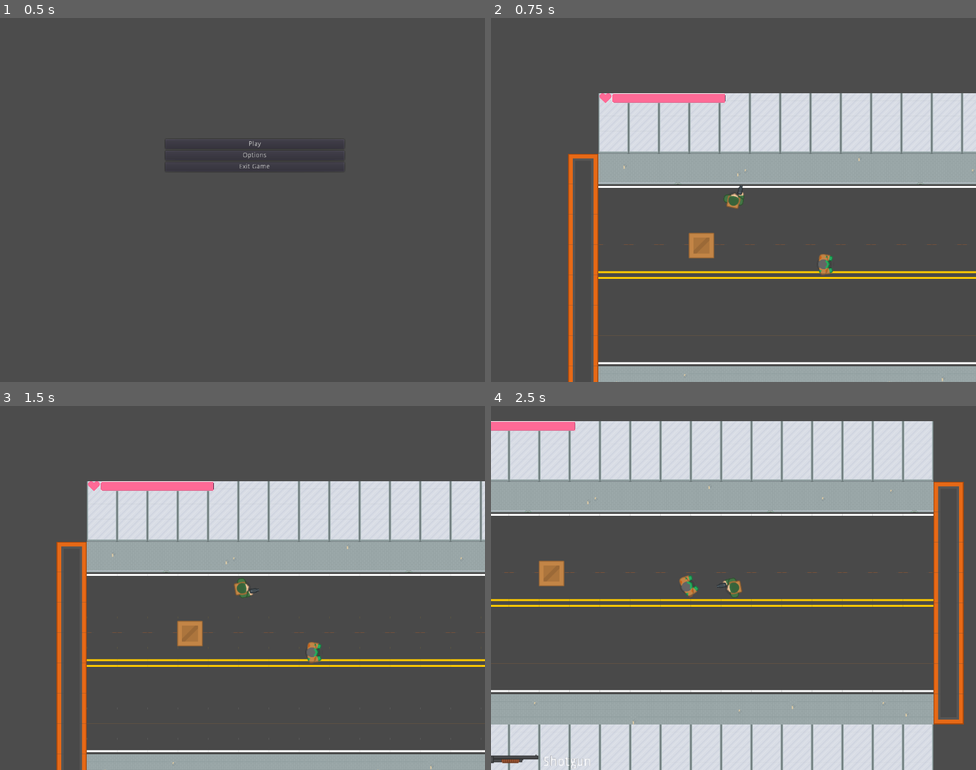
Above: before the commit, frames 1-4 (two rows, left to right).
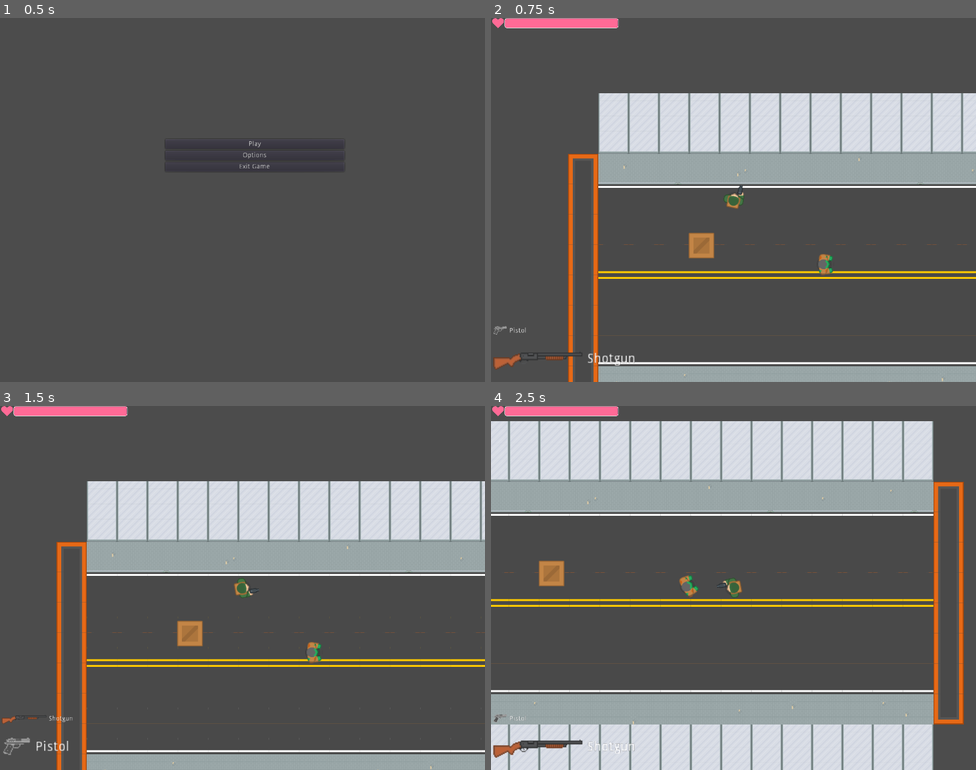
Above: after the commit, the same moments.

Repository: sindre0830/YAZG
Game: Godot game, scene res://Menu/MainMenu.tscn
Same seed, same stepped clock (60 frames per second), same inputs: the game is played once before the commit and once after it.
Inputs (mouse positions are in pixels of both pictures, inside the frame that each line leads up to):
- Up to frame 1 (0.5 s): no input
- Up to frame 2 (0.75 s): click "Play" at 0.5 s
- Up to frame 3 (1.5 s): tap Enter at 1.25 s; move the mouse to (349, 569) at 1.27 s; hold Right (ui_right) from 1.28 s (still down); tap Y (ui_switchWeapon) at 1.35 s
- Up to frame 4 (2.5 s): move the mouse to (636, 606) at 2.02 s; release Right (ui_right) at 2.03 s; hold Down (ui_down) from 2.03 s (still down); tap Y (ui_switchWeapon) at 2.1 s

Frame 1 is identical in both runs. In frame 2, 1.8% of the frame differs, in the area x 0-49%, y 0-97%; in frame 3, 1.6%; in frame 4, 1.9%, in the area x 0-30%, y 0-100%.

Commit message:
[#34] Attach UI to Player Scene

Diff:
--- a/Source/Actor/Player/Player.gd
+++ b/Source/Actor/Player/Player.gd
@@ -1,4 +1,7 @@
 extends "res://Actor/Actor.gd"
+
+var HEALTHBAR = "UI/Healthbar"
+var GUNDISPLAY = "UI/GunDisplay"
 
 var velocity = Vector2.ZERO
 var gun = default_gun.new()
@@ -10,8 +13,8 @@
 	FRICTION = 4000
 
 func _ready():
-	self.get_parent().get_node("Healthbar").max_value = max_health
-	self.get_parent().get_node("Healthbar").value = health
+	self.get_node(HEALTHBAR).max_value = max_health
+	self.get_node(HEALTHBAR).value = health
 
 func _physics_process(delta):
 	var input_vector = Vector2.ZERO
@@ -21,6 +24,7 @@
 	input_vector = input_vector.normalized()
 
 	look_at(mpos)
+
 	if input_vector != Vector2.ZERO:
 		velocity = velocity.move_toward(input_vector * MAX_SPEED, ACCELERATION * delta)
 	else:
@@ -32,8 +36,8 @@
 		gun._on_click($PositionMuzzle, attackCooldown, self)
 
 	if Input.is_action_just_pressed("ui_switchWeapon"):
-		self.get_parent().get_node("GunDisplay").switchGunDisplayed()
+		self.get_node(GUNDISPLAY).switchGunDisplayed()
 
 func take_damage(amount):
 	.take_damage(amount)
-	self.get_parent().get_node("Healthbar").value = health
+	self.get_node(HEALTHBAR).value = health
--- a/Source/Actor/Player/Player.tscn
+++ b/Source/Actor/Player/Player.tscn
@@ -1,7 +1,8 @@
-[gd_scene load_steps=4 format=2]
+[gd_scene load_steps=5 format=2]
 
 [ext_resource path="res://Actor/Player/Player.gd" type="Script" id=1]
 [ext_resource path="res://Assets/Spritesheet/spritesheet_characters.png" type="Texture" id=2]
+[ext_resource path="res://UI/UserInterface.tscn" type="PackedScene" id=3]
 
 [sub_resource type="CircleShape2D" id=1]
 radius = 16.0
@@ -32,3 +33,5 @@
 
 [node name="Camera2D" type="Camera2D" parent="."]
 current = true
+
+[node name="UI" parent="." instance=ExtResource( 3 )]
--- /dev/null
+++ b/Source/UI/UserInterface.tscn
@@ -0,0 +1,14 @@
+[gd_scene load_steps=3 format=2]
+
+[ext_resource path="res://UI/Healthbar.tscn" type="PackedScene" id=1]
+[ext_resource path="res://UI/GunDisplay.tscn" type="PackedScene" id=2]
+
+[node name="CanvasLayer" type="CanvasLayer"]
+
+[node name="GunDisplay" parent="." instance=ExtResource( 2 )]
+margin_left = 2.6221
+margin_top = 640.0
+margin_right = 322.622
+margin_bottom = 768.0
+
+[node name="Healthbar" parent="." instance=ExtResource( 1 )]
--- a/Source/World/World.tscn
+++ b/Source/World/World.tscn
@@ -1,12 +1,10 @@
-[gd_scene load_steps=8 format=2]
+[gd_scene load_steps=6 format=2]
 
 [ext_resource path="res://Actor/Player/Player.tscn" type="PackedScene" id=1]
 [ext_resource path="res://TileMap/64xTileset.tres" type="TileSet" id=2]
 [ext_resource path="res://TileMap/16xTileset.tres" type="TileSet" id=3]
 [ext_resource path="res://Actor/Zombie/Zombie.tscn" type="PackedScene" id=4]
 [ext_resource path="res://Breakable/Box.tscn" type="PackedScene" id=5]
-[ext_resource path="res://UI/Healthbar.tscn" type="PackedScene" id=6]
-[ext_resource path="res://UI/GunDisplay.tscn" type="PackedScene" id=7]
 
 [node name="World" type="Node2D"]
 
@@ -32,9 +30,3 @@
 
 [node name="Box" parent="." instance=ExtResource( 5 )]
 position = Vector2( 217.778, 321.88 )
-
-[node name="Healthbar" parent="." instance=ExtResource( 6 )]
-
-[node name="GunDisplay" parent="." instance=ExtResource( 7 )]
-margin_top = 640.0
-margin_bottom = 768.0
